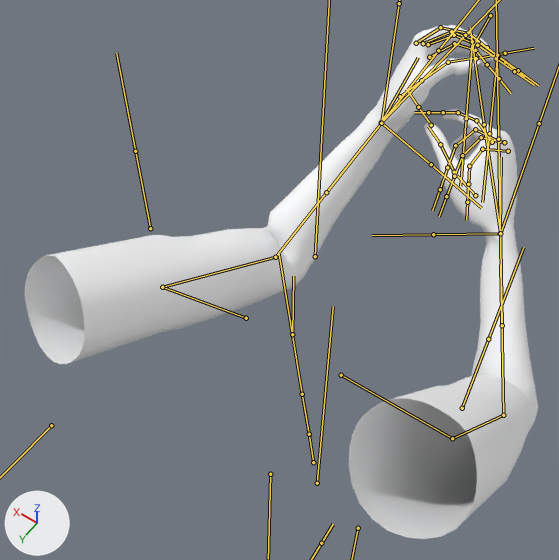
One commit to the FBX model care-up/Assets/FPArms/Female/FPArms_Female_LPR_LOD0_D.fbx: the scene before it, then after it.
The view is the same before and after, from a 50 mm camera at (-0.249, 0.447, 2.157) aimed at (0.082, -0.017, 1.429). The axes (+X, +Y, +Z) are drawn at lower left. The lights are the same throughout. Both versions are drawn at frame 155 of the action 'Armature|300_absorbingAir_sRight_L_Lib'; the numbers are the values there. The bones that bend it are drawn over the model as lines.

In view in the first picture: 'FPArms_Female'.
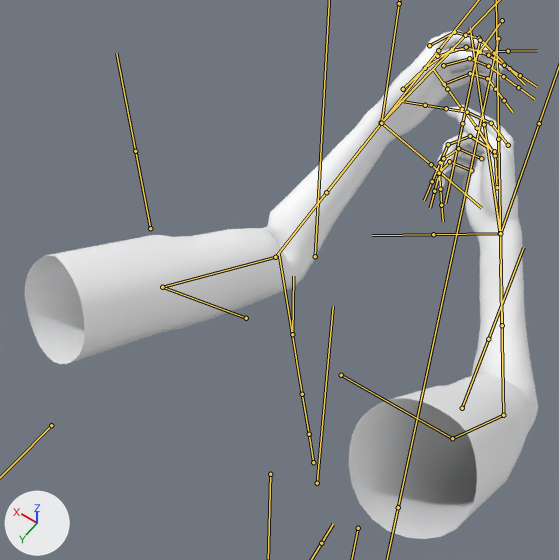
Location of each change, [x1, y1, x2, y2] in pixels of the pictures (559 x 560 px):
```json
{"object": "FPArms_Female", "change": "posed", "before": [25, 25, 538, 539], "after": [25, 30, 538, 539]}
{"bone": "LeftHand", "before": "(381, 122) to (418, 57)", "after": "(381, 122) to (430, 71)"}
{"bone": "RightHand", "before": "(500, 233) to (501, 157)", "after": "(500, 233) to (490, 167)"}
```

Edits to the scene script, one JSON object a line:
```json
{"block": "bone_lefthand", "where": "bone_lefthand = bpy.data.objects['Armature'].pose.bones['LeftHand']  # child of 'LeftForeArm'"}
{"op": "set", "path": "bone_lefthand.rotation_quaternion", "old": "(0.99, -0.065, -0.069, 0.107)", "new": "(0.957, 0.002, -0.281, -0.078)", "note": "degrees (-8, -7, 13) -> degrees (3, -32, -10)"}
{"block": "bone_righthand", "where": "bone_righthand = bpy.data.objects['Armature'].pose.bones['RightHand']  # child of 'RightForeArm'"}
{"op": "set", "path": "bone_righthand.rotation_quaternion", "old": "(1.0, 0.0, 0.0, 0.0)", "new": "(0.83, 0.013, 0.519, 0.206)", "note": "degrees (0, 0, 0) -> degrees (27, 59, 43)"}
```
